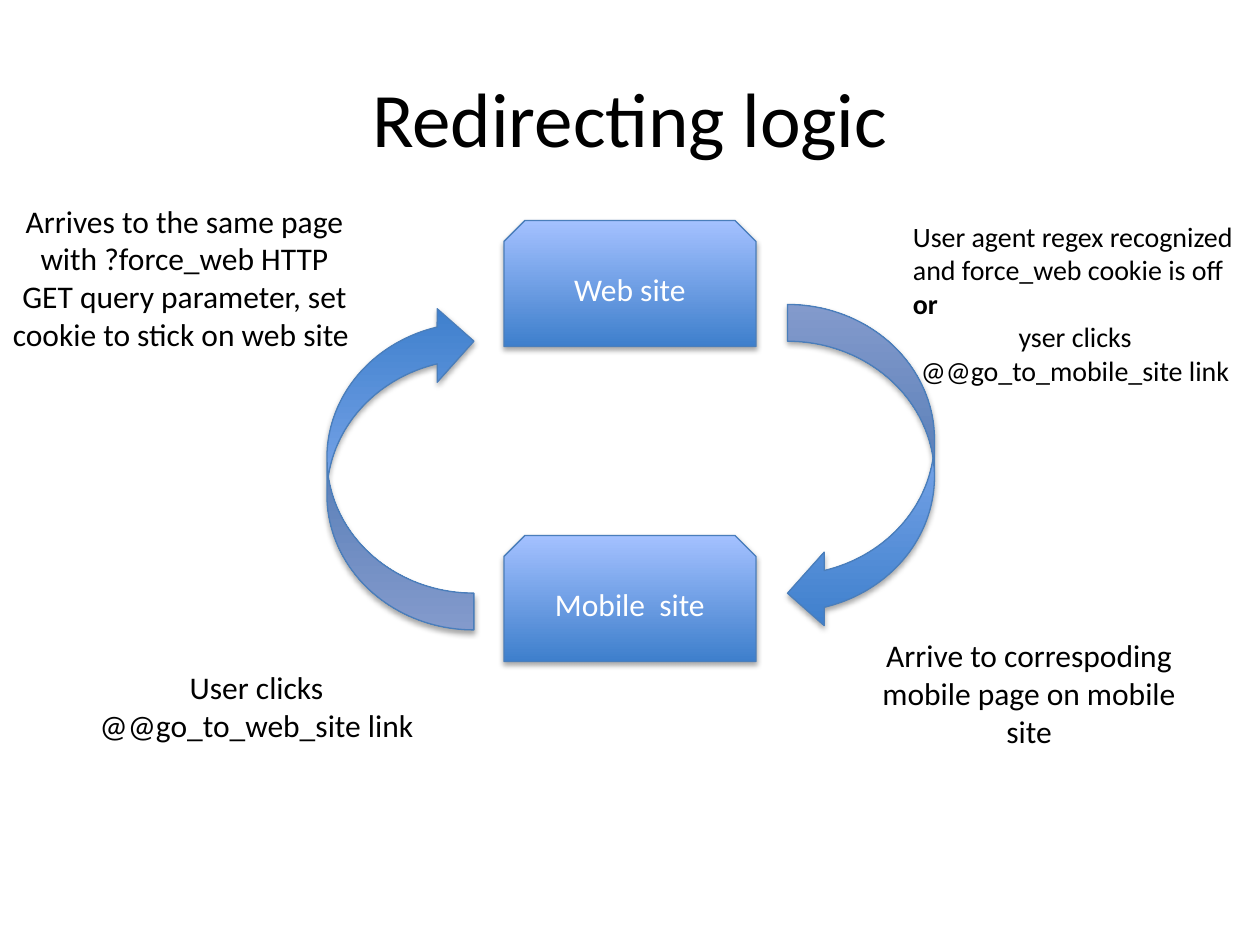
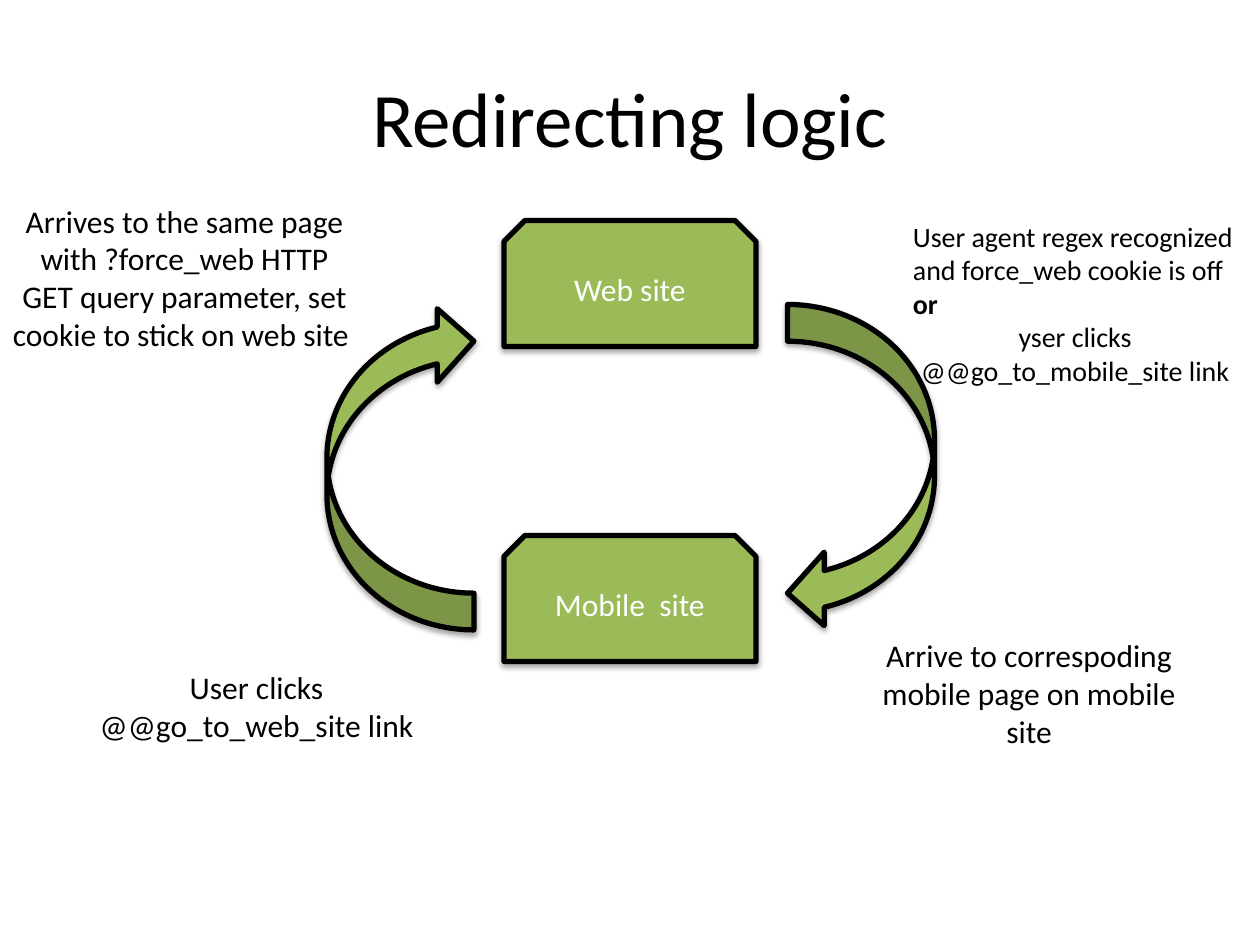
Before and after one commit to plone-gomobile/gomobile.docs, a slide deck: slide 3 of gomobile/docs/manual/developer-manual/images/Diagrams.pptx. Drawn at 1260x945 pixels with LibreOffice and Linux fonts; fonts in the diff are those of the drawing. Boxes give left, top, right and bottom in pixels: in the first picture for what was removed or moved away, otherwise in the second. Text is boxed around its words. In the diff, an @@ line names an element or a change of style, - is before the commit and + after.

```diff
--- a/gomobile/docs/manual/developer-manual/images/Diagrams.pptx
+++ b/gomobile/docs/manual/developer-manual/images/Diagrams.pptx
@@ fill gradient #3F80CE to #A4C4FF to #9BBB59; outline #4B7EBC 0.75 pt to #000000 3 pt in 4 elements at (504,220,756,346), (504,536,756,662), (788,305,935,630), (326,305,474,630) @@
```
Also in this commit, not shown: 1 slide added.
